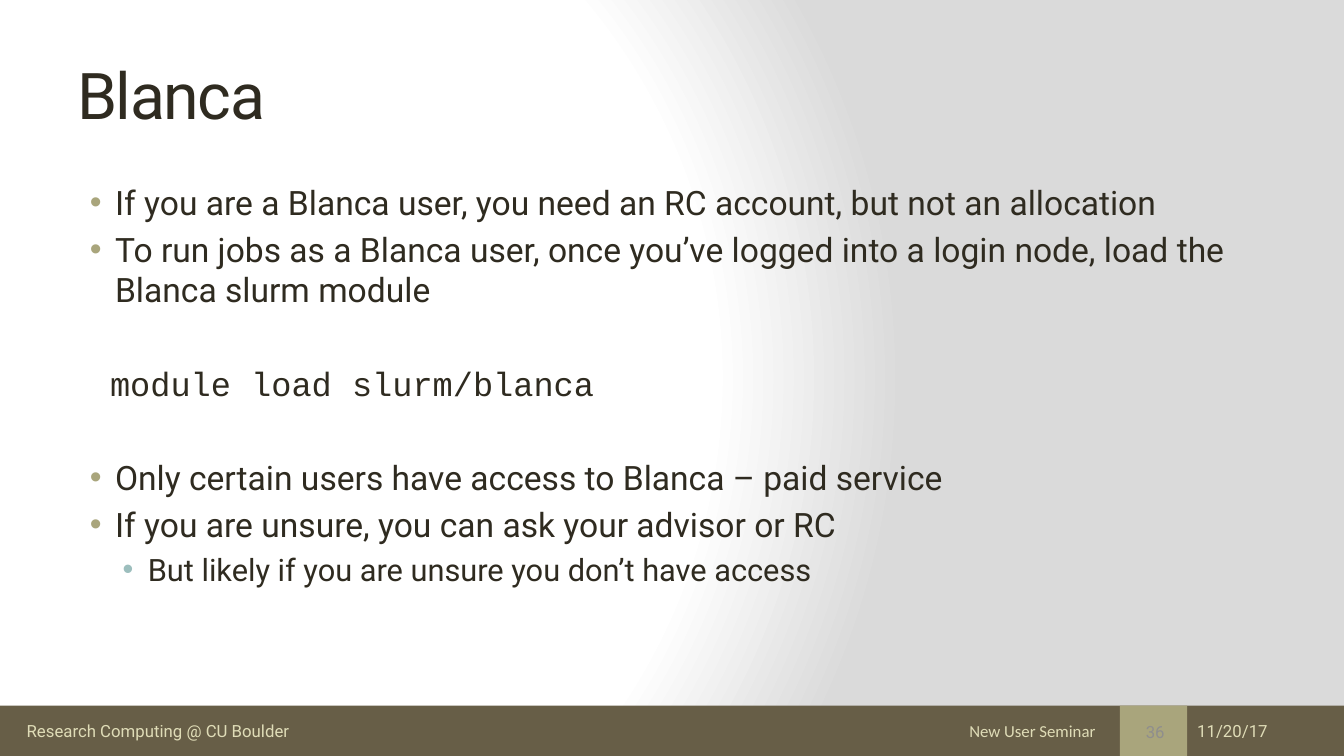
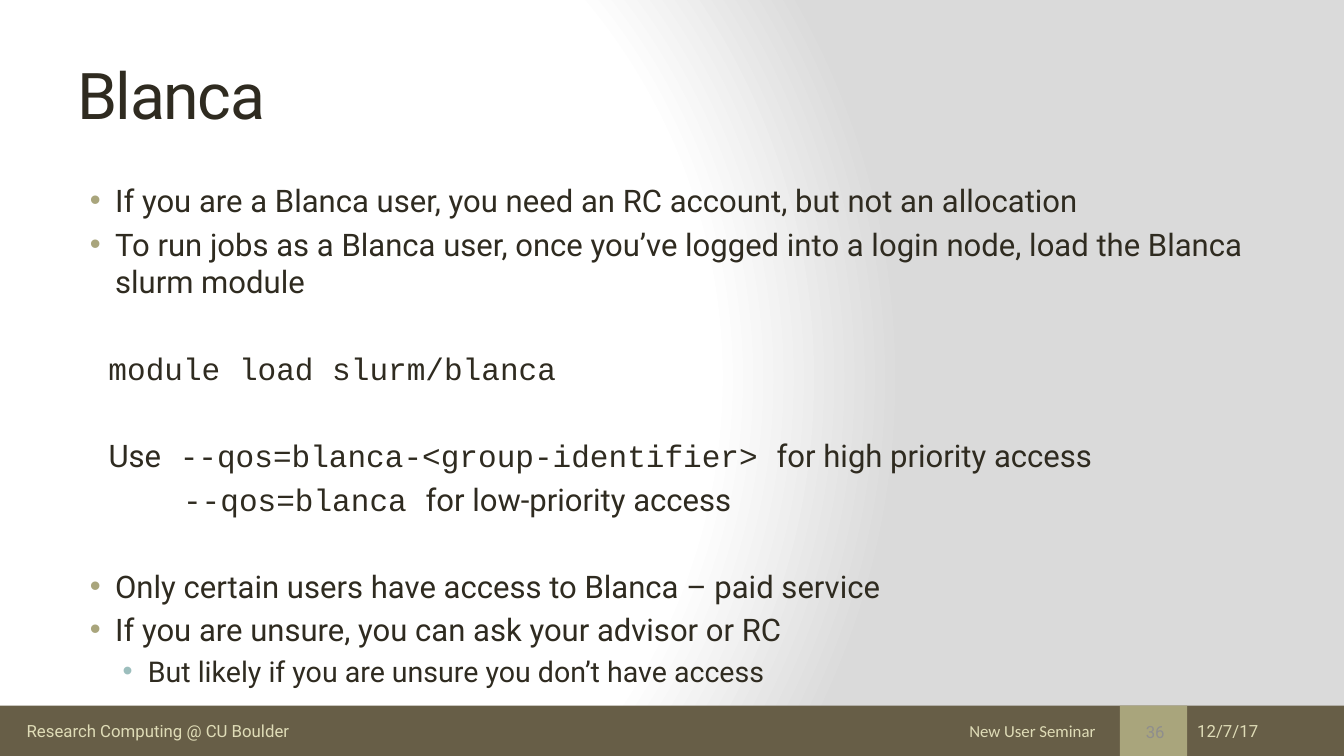
Before and after one commit to ResearchComputing/New_User_Seminar, a slide deck: slide 36 of rc_new_user_seminar_2017.pptx. Drawn at 1344x756 pixels with LibreOffice and Linux fonts; fonts in the diff are those of the drawing. Boxes give left, top, right and bottom in pixels: in the first picture for what was removed or moved away, otherwise in the second. Text is boxed around its words. In the diff, an @@ line names an element or a change of style, - is before the commit and + after.

Commit message:
Added info on blanca qos

```diff
--- a/rc_new_user_seminar_2017.pptx
+++ b/rc_new_user_seminar_2017.pptx
@@ text at <box>108,188,1242,688</box>: size 24 to 22.2 pt in "If you are a Blanca user, you ...", "To run jobs as a Blanca user, ...", "module load slurm/blanca", "Only certain users have access to Blanca ..." and 1 more places; size 22 to 20.4 pt in "But likely if you are unsure you ..." @@
@@ text at <box>109,443,1092,518</box>: paragraphs added @@
+Use --qos=blanca-<group-identifier> for high priority access
+--qos=blanca for low-priority access
@@ text at <box>1197,725,1258,738</box>: text changed @@
-11/20/17
+12/7/17
```
Also in this commit, not shown: 54 other slides changed, 1 other file.
